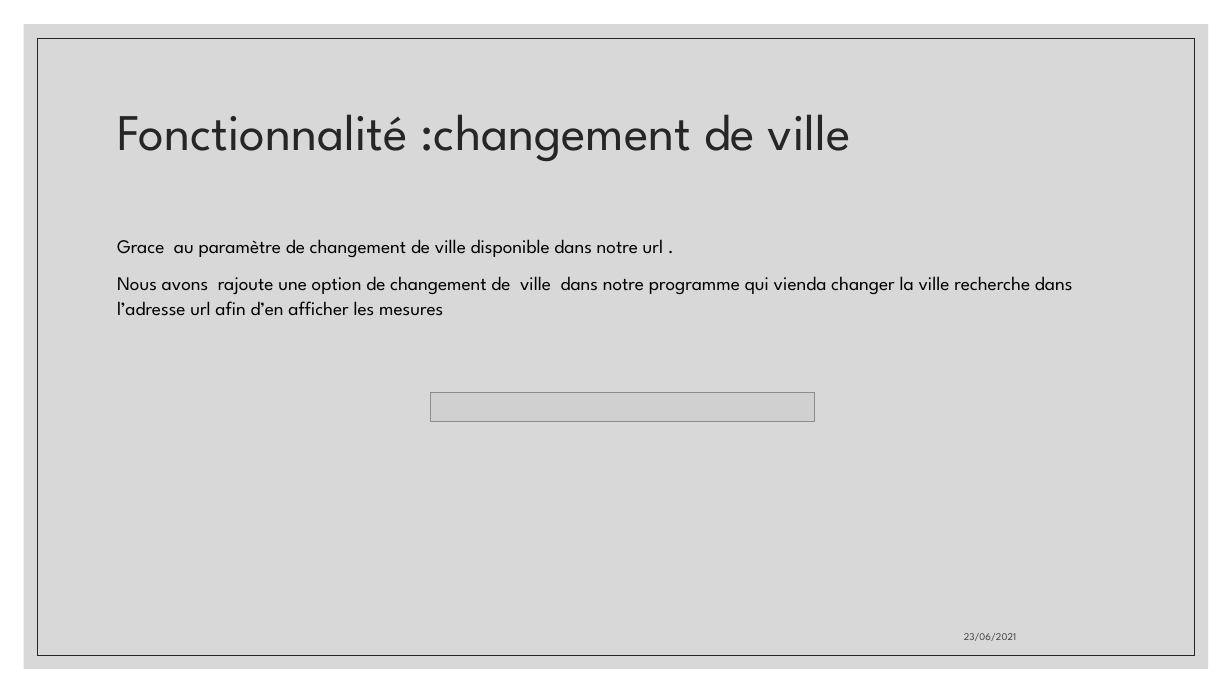
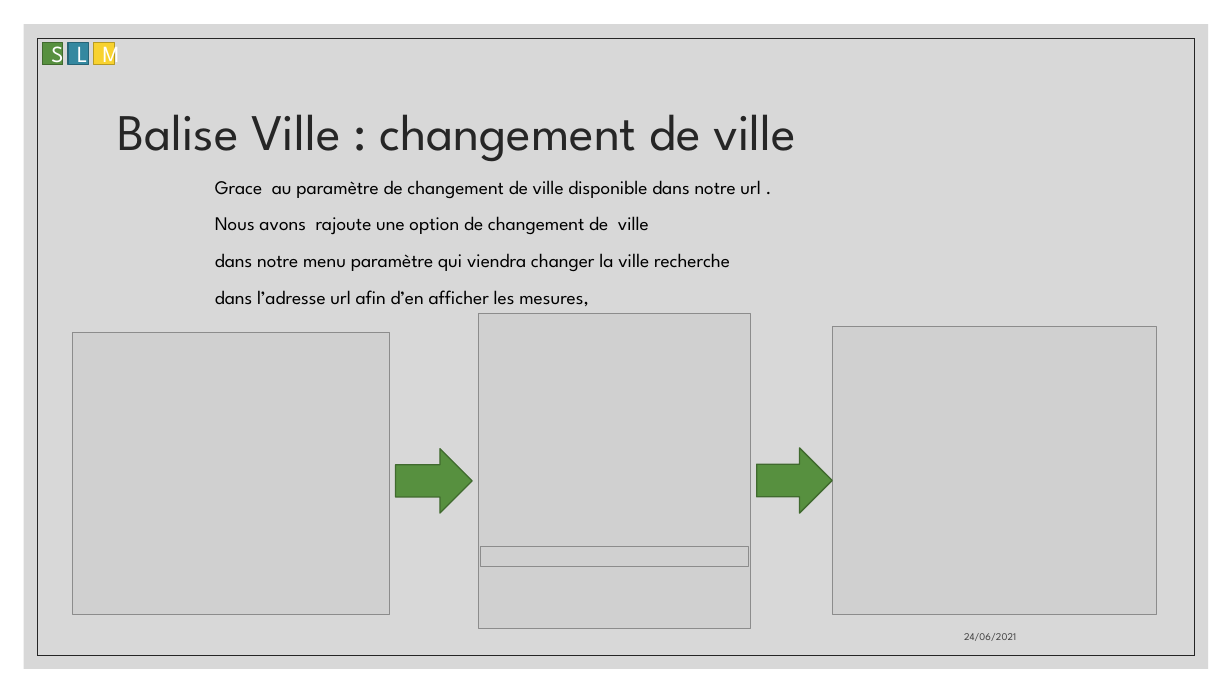
Before and after one commit to aiekick/ProjectStationMeteo, a slide deck: slide 35 of doc/StationMeteo_Soutenance_Stephane.pptx (slide 33 before the commit). Drawn at 1232x693 pixels with LibreOffice and Linux fonts; fonts in the diff are those of the drawing; grey boxes stand for pictures. Boxes give left, top, right and bottom in pixels: in the first picture for what was removed or moved away, otherwise in the second. Text is boxed around its words. In the diff, an @@ line names an element or a change of style, - is before the commit and + after.

```diff
--- a/doc/StationMeteo_Soutenance_Stephane.pptx
+++ b/doc/StationMeteo_Soutenance_Stephane.pptx
@@ rectangle added at (43,43,63,65), fill #57903F, outline #406B2F 1 pt, 18 pt, text #FFFFFF @@
+S
@@ rectangle added at (68,43,89,65), fill #3488A0, outline #266576 1 pt, 18 pt, text #FFFFFF @@
+L
@@ rectangle added at (93,43,114,65), fill #F8D22F, outline #B79B23 1 pt, 18 pt, text #FFFFFF @@
+M
@@ title at (117,114,796,162): text changed @@
-Fonctionnalité :changement de ville
+Balise Ville : changement de ville
@@ text "Grace au paramètre de changement ...": place and size @@
-text "Grace au paramètre de changement ..." at (117,239,1073,316)
+text "Grace au paramètre de changement ..." at (215,180,760,306)
@@ text at (215,216,730,306): text changed @@
-Nous avons rajoute une option de changement de ville dans notre programme qui vienda changer la ville recherche dans l’adresse url afin d’en afficher les mesures
+Nous avons rajoute une option de changement de ville
+dans notre menu paramètre qui viendra changer la ville recherche
+dans l’adresse url afin d’en afficher les mesures,
@@ picture added at (479,313,750,628) @@
@@ picture added at (833,327,1157,615) @@
@@ picture added at (73,333,390,615) @@
@@ right arrow added at (396,449,472,514), fill #57903F, outline #406B2F 1 pt @@
@@ right arrow added at (757,448,833,514), fill #57903F, outline #406B2F 1 pt @@
@@ picture: place and size @@
-picture at (431,393,815,421)
+picture at (481,547,750,567)
@@ text at (964,633,1016,641): text changed @@
-23/06/2021
+24/06/2021
```
Also in this commit, not shown: 46 other slides changed, 3 slides added, 2 slides removed, 1 other file.
